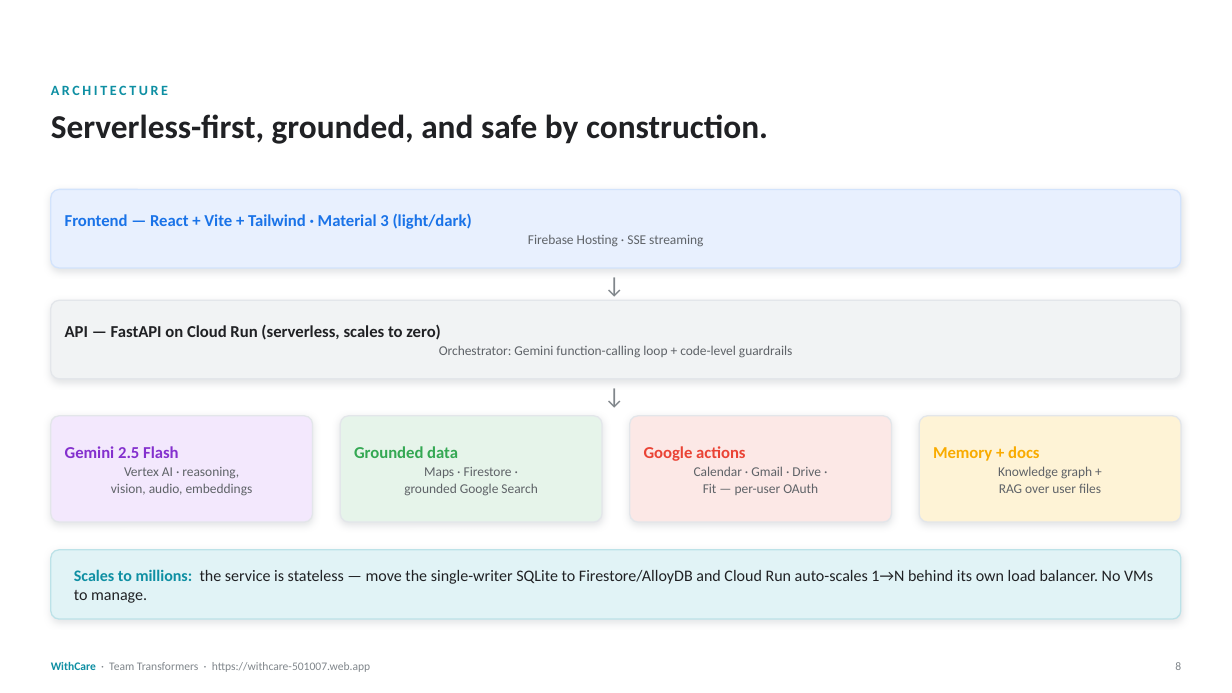
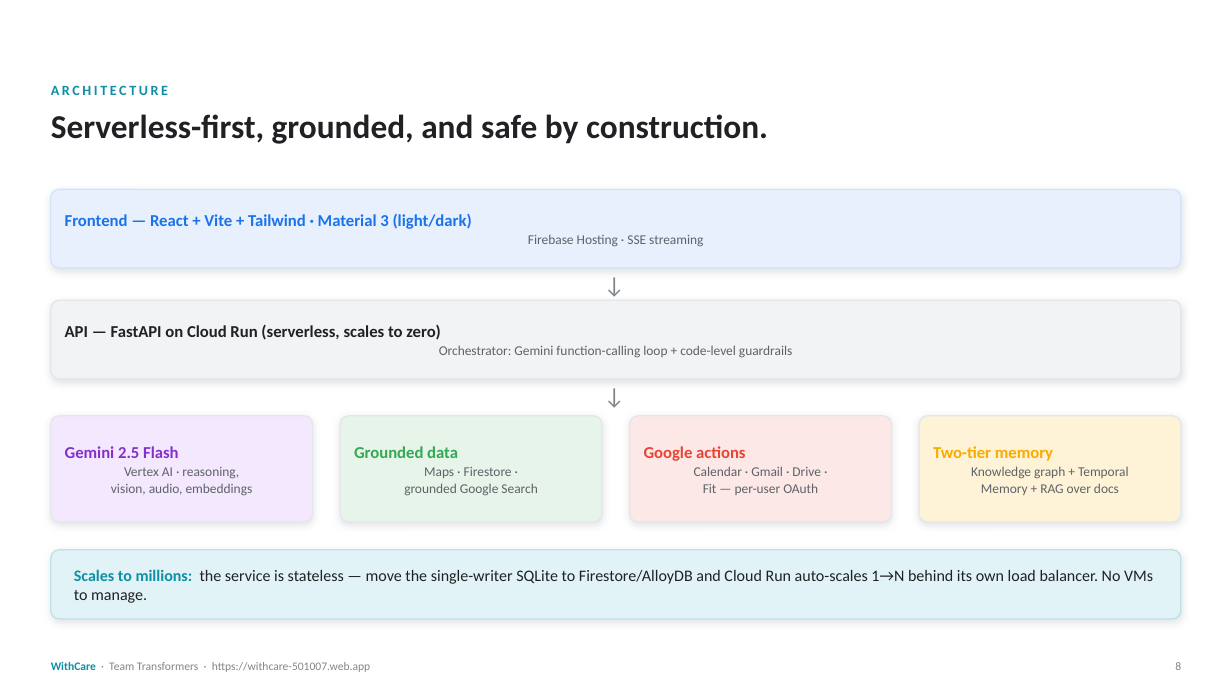
Before and after one commit to charansai-1411/WithCare, a slide deck: slide 8 of docs/withcare.pptx. Drawn at 1232x693 pixels with LibreOffice and Linux fonts; fonts in the diff are those of the drawing; background and template pictures are left out. Boxes give left, top, right and bottom in pixels: in the first picture for what was removed or moved away, otherwise in the second. Text is boxed around its words. In the diff, an @@ line names an element or a change of style, - is before the commit and + after.

```diff
--- a/docs/withcare.pptx
+++ b/docs/withcare.pptx
@@ text at [933, 446, 1129, 495]: text changed @@
-Memory + docs
-Knowledge graph +
-RAG over user files
+Two-tier memory
+Knowledge graph + Temporal
+Memory + RAG over docs
```
Also in this commit, not shown: 1 other slide changed.
